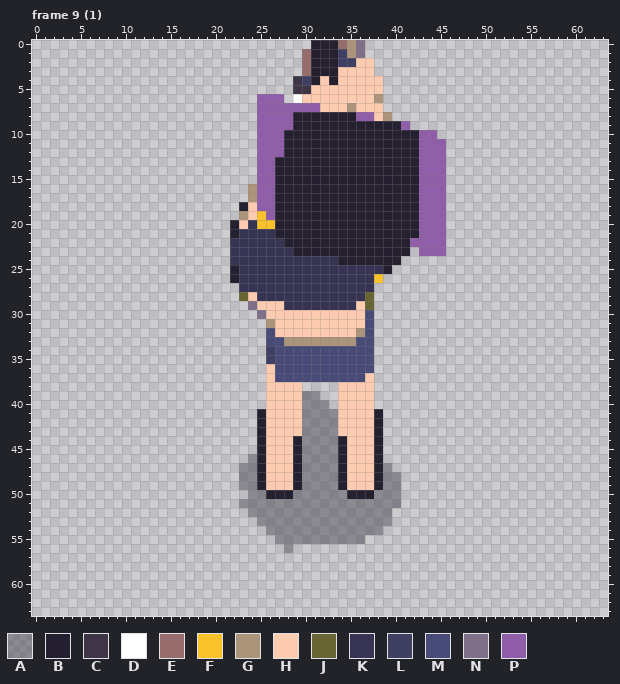
Two versions of one pixel-art file, resources/asesprite/Sprites64.aseprite. The picture above is the old version.
64x64 pixels, 153 frames. Shown: frame 9 (1). The commit also changed other frames, which this record leaves out.
Palette (. is transparent): A #25203064  B #252030  C #3e3546  D #ffffff  E #966c6c  F #f9c22b  G #ab947a  H #fdcbb0  J #676633  K #363452  L #3f3f64  M #484a77  N #7f708a  P #905ea9
Pixels before, frame 9 (1) (only the part around the change), first column x 20:
 0 ...........BBBEGN
 1 ..........EBBBLGN
 2 ..........EBBBLLH
 3 ..........EBBBHHH
 4 .........CLBHBHHH
 5 .........CCHHHHHH
 6 .....PPP.DHHHHHHH
 7 .....PPPPPPPHHHGH
 8 .....PPPPBBBBBBBP
 9 .....PPPPBBBBBBBB
10 .....PPPBBBBBBBBB
11 .....PPPBBBBBBBBB
12 .....PPPBBBBBBBBB
13 .....PPBBBBBBBBBB
14 .....PPBBBBBBBBBB
15 .....PPBBBBBBBBBB
And afterwards:
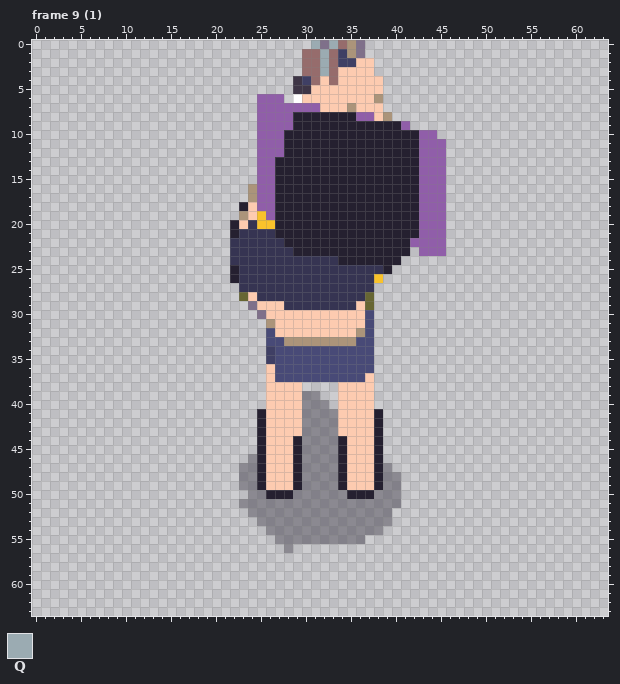
Colours new in this view: Q #9babb2
From old to new:
layer "Weapons/Flint Lock Pistol" added
Changed rows in their new state; - is an unchanged pixel.
Frame 9 (1), layer "Weapons/Flint Lock Pistol":
first column x 31:
 0 QNQ
 1 EQE
 2 EQE
 3 EQE
 4 E-E
Changed places in both pictures, as pixel boxes (x1, y1, x2, y2):
changed: (311, 40, 338, 85)
